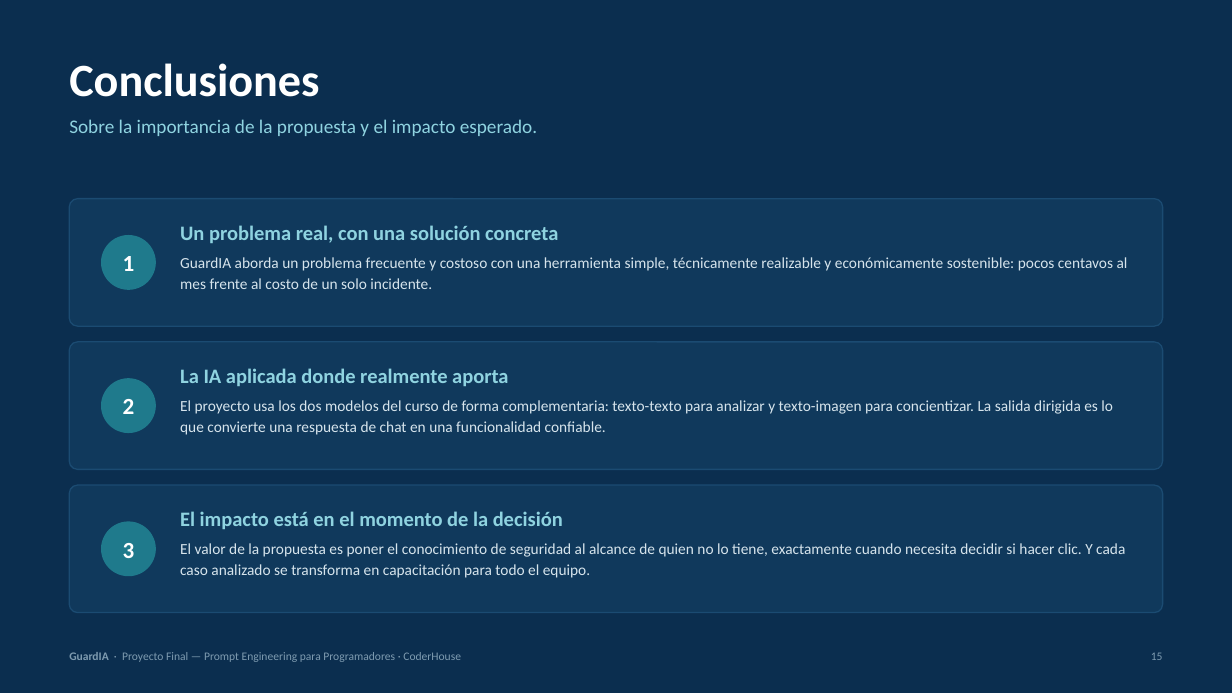
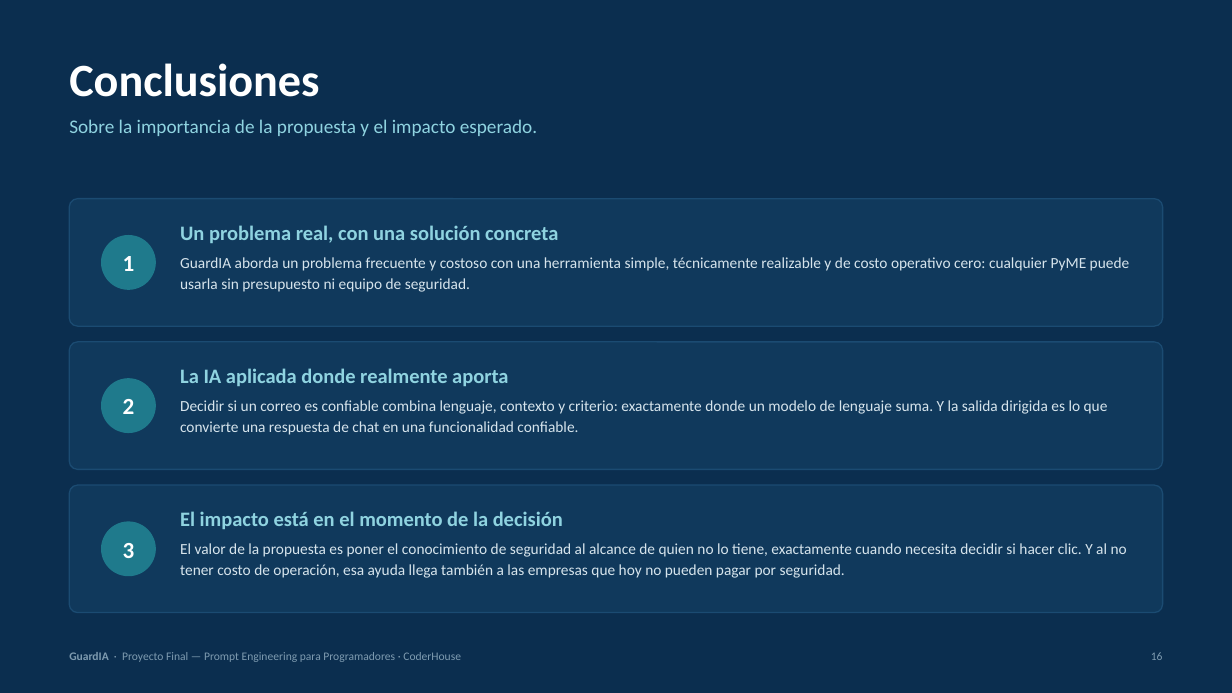
Before and after one commit to cubi20/guardia, a slide deck: slide 16 of docs/GuardIA-ProyectoFinal-IdoyagaMolina.pptx (slide 15 before the commit). Drawn at 1232x693 pixels with LibreOffice and Linux fonts; fonts in the diff are those of the drawing. Boxes give left, top, right and bottom in pixels: in the first picture for what was removed or moved away, otherwise in the second. Text is boxed around its words. In the diff, an @@ line names an element or a change of style, - is before the commit and + after.

```diff
--- a/docs/GuardIA-ProyectoFinal-IdoyagaMolina.pptx
+++ b/docs/GuardIA-ProyectoFinal-IdoyagaMolina.pptx
@@ text at (180, 257, 1129, 292): text changed @@
-GuardIA aborda un problema frecuente y costoso con una herramienta simple, técnicamente realizable y económicamente sostenible: pocos centavos al mes frente al costo de un solo incidente.
+GuardIA aborda un problema frecuente y costoso con una herramienta simple, técnicamente realizable y de costo operativo cero: cualquier PyME puede usarla sin presupuesto ni equipo de seguridad.
@@ text at (180, 400, 1108, 435): text changed @@
-El proyecto usa los dos modelos del curso de forma complementaria: texto-texto para analizar y texto-imagen para concientizar. La salida dirigida es lo que convierte una respuesta de chat en una funcionalidad confiable.
+Decidir si un correo es confiable combina lenguaje, contexto y criterio: exactamente donde un modelo de lenguaje suma. Y la salida dirigida es lo que convierte una respuesta de chat en una funcionalidad confiable.
@@ text at (180, 543, 1127, 578): text changed @@
-El valor de la propuesta es poner el conocimiento de seguridad al alcance de quien no lo tiene, exactamente cuando necesita decidir si hacer clic. Y cada caso analizado se transforma en capacitación para todo el equipo.
+El valor de la propuesta es poner el conocimiento de seguridad al alcance de quien no lo tiene, exactamente cuando necesita decidir si hacer clic. Y al no tener costo de operación, esa ayuda llega también a las empresas que hoy no pueden pagar por seguridad.
@@ text at (1151, 652, 1163, 660): text changed @@
-15
+16
```
Also in this commit, not shown: 5 other slides changed, 2 slides added, 1 slide removed, 16 other files.
